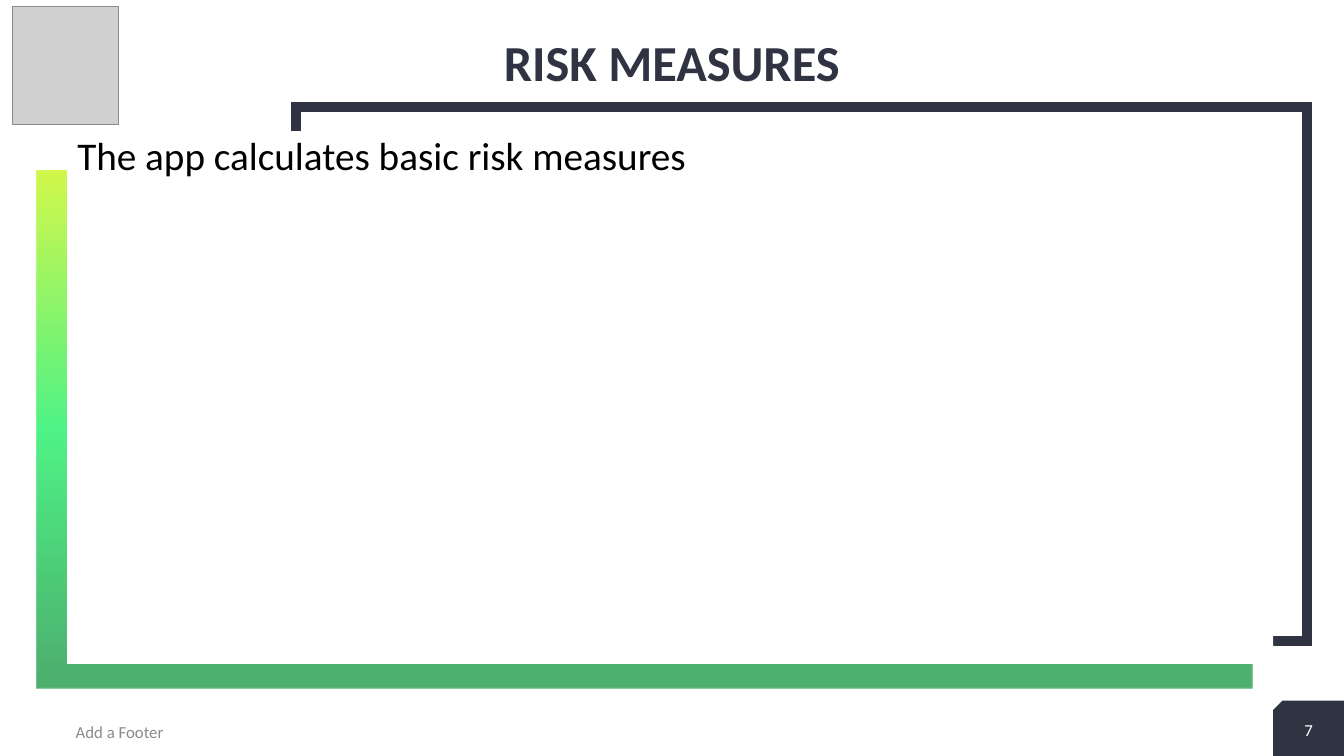
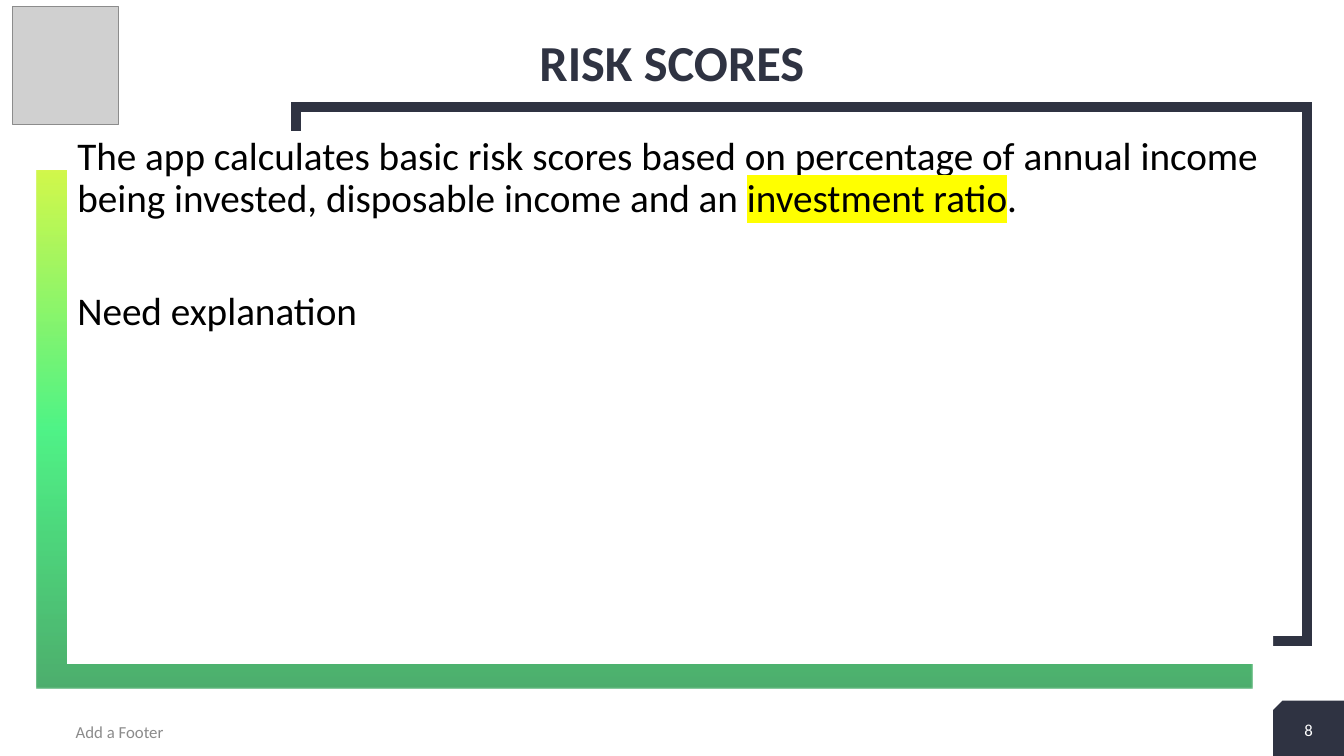
Before and after one commit to Kgross2/portfolio_suitability_app, a slide deck: slide 8 of Project 1 presentation.pptx (slide 7 before the commit). Drawn at 1344x756 pixels with LibreOffice and Linux fonts; fonts in the diff are those of the drawing; grey boxes stand for pictures. Boxes give left, top, right and bottom in pixels: in the first picture for what was removed or moved away, otherwise in the second. Text is boxed around its words. In the diff, an @@ line names an element or a change of style, - is before the commit and + after.

```diff
--- a/Project 1 presentation.pptx
+++ b/Project 1 presentation.pptx
@@ title at (539, 48, 804, 82): text changed @@
-RISK MEASURES
+RISK SCORES
@@ text at (77, 142, 1258, 332): text changed @@
-The app calculates basic risk measures
+The app calculates basic risk scores based on percentage of annual income being invested, disposable income and an investment ratio.
+Need explanation
@@ page number at (1303, 726, 1311, 736): text changed @@
-7
+8
@@ page number at (1304, 724, 1312, 736): text changed @@
-7
+8
```
Also in this commit, not shown: 4 other slides changed, 1 slide added.
